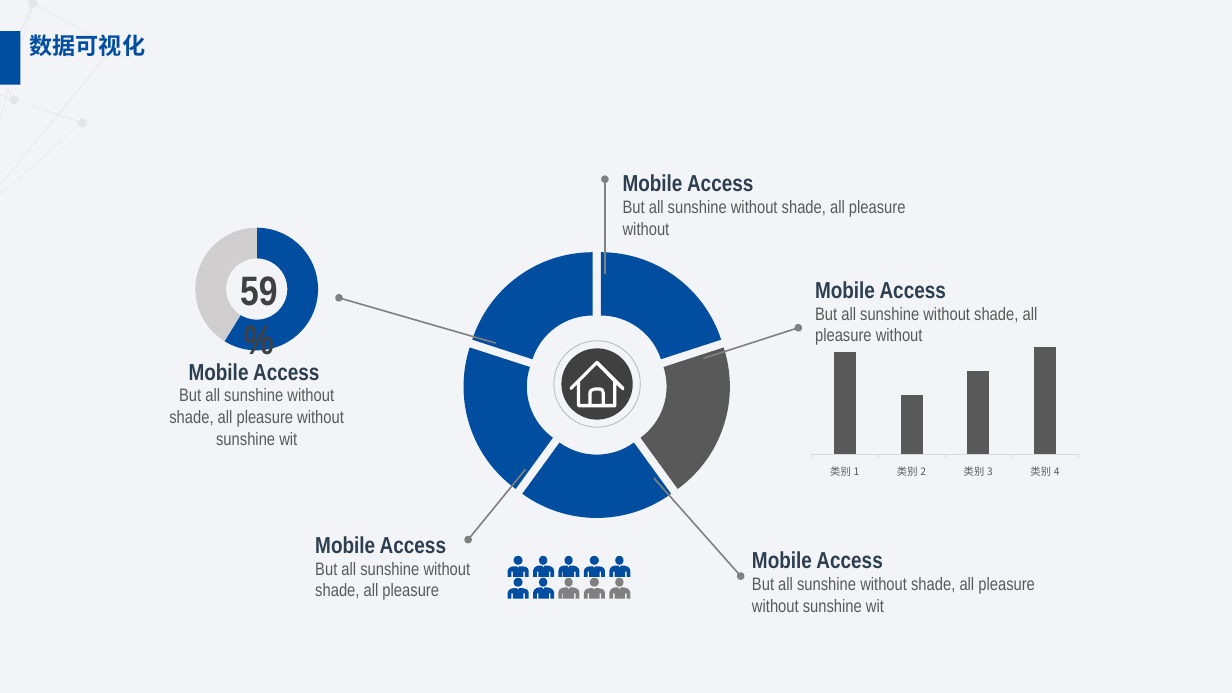
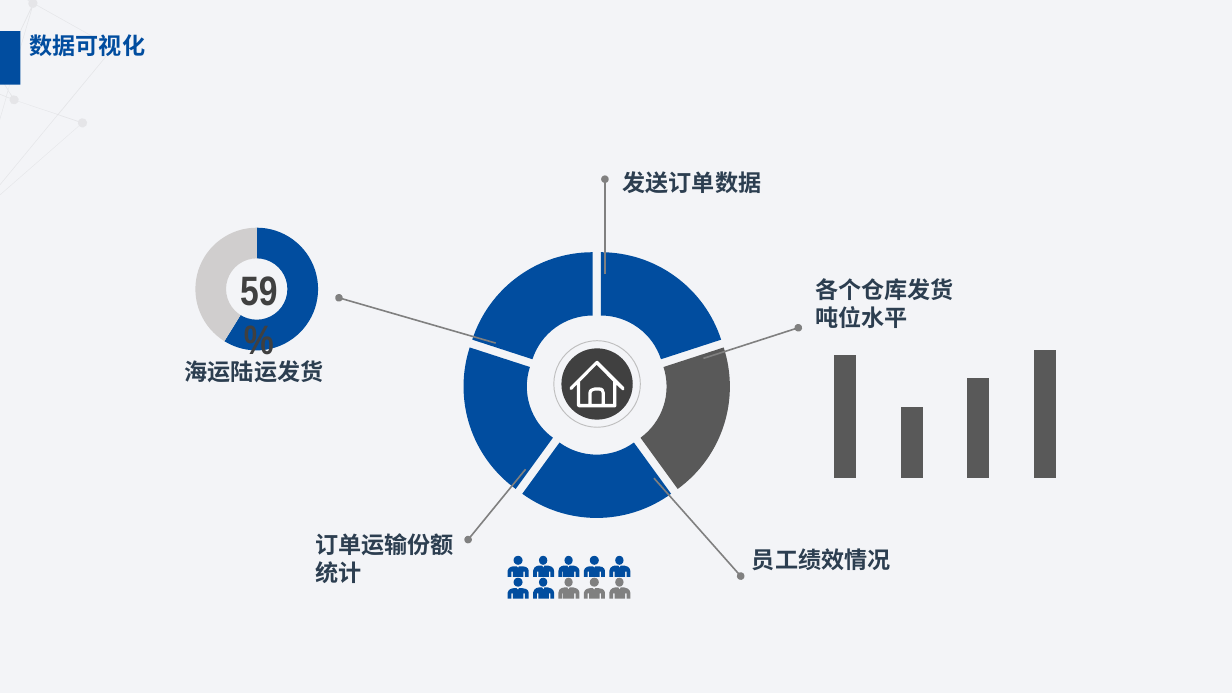
Before and after one commit to mikumiku-music39/shixun2, a slide deck: slide 16 of 实训项目计划书.pptx (slide 19 before the commit). Drawn at 1232x693 pixels with LibreOffice and Linux fonts; fonts in the diff are those of the drawing. Boxes give left, top, right and bottom in pixels: in the first picture for what was removed or moved away, otherwise in the second. Text is boxed around its words. In the diff, an @@ line names an element or a change of style, - is before the commit and + after.

```diff
--- a/实训项目计划书.pptx
+++ b/实训项目计划书.pptx
@@ text at [623,171,762,193]: text changed @@
-Mobile Access
+发送订单数据
@@ text removed at [623,200,906,235] @@
-But all sunshine without shade, all pleasure without
@@ text at [815,278,954,328]: text changed @@
-Mobile Access
+各个仓库发货吨位水平
@@ text removed at [815,307,1038,345] @@
-But all sunshine without shade, all pleasure without
@@ column chart at [806,333,1084,482] @@
-categories: 类别 1, 类别 2, 类别 3, 类别 4
+categories: 1, 2, 3, 4
@@ category axis changed @@
@@ text removed at [169,388,344,445] @@
-But all sunshine without shade, all pleasure without sunshine wit
@@ text at [185,360,324,382]: text changed @@
-Mobile Access
+海运陆运发货
@@ text at [315,533,454,583]: text changed @@
-Mobile Access
+订单运输份额统计
@@ text removed at [315,562,471,600] @@
-But all sunshine without shade, all pleasure
@@ text at [752,548,891,570]: text changed @@
-Mobile Access
+员工绩效情况
@@ text removed at [752,577,1035,612] @@
-But all sunshine without shade, all pleasure without sunshine wit
```
Also in this commit, not shown: 9 other slides changed, 5 slides added, 9 slides removed.
